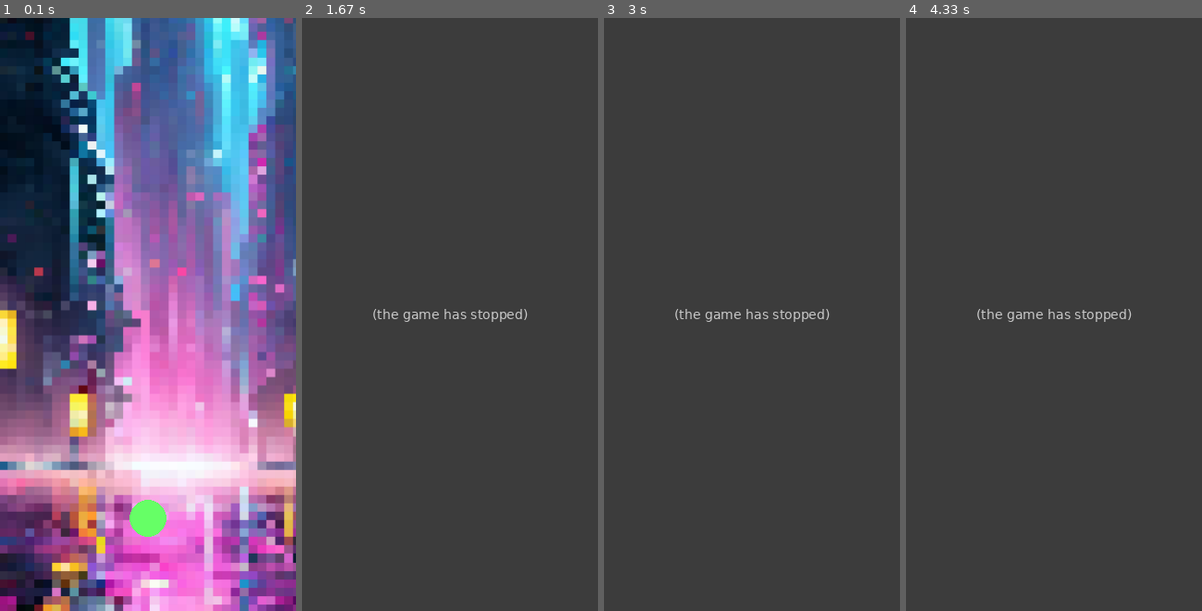
Above: before the commit, frames 1-4 (left to right).
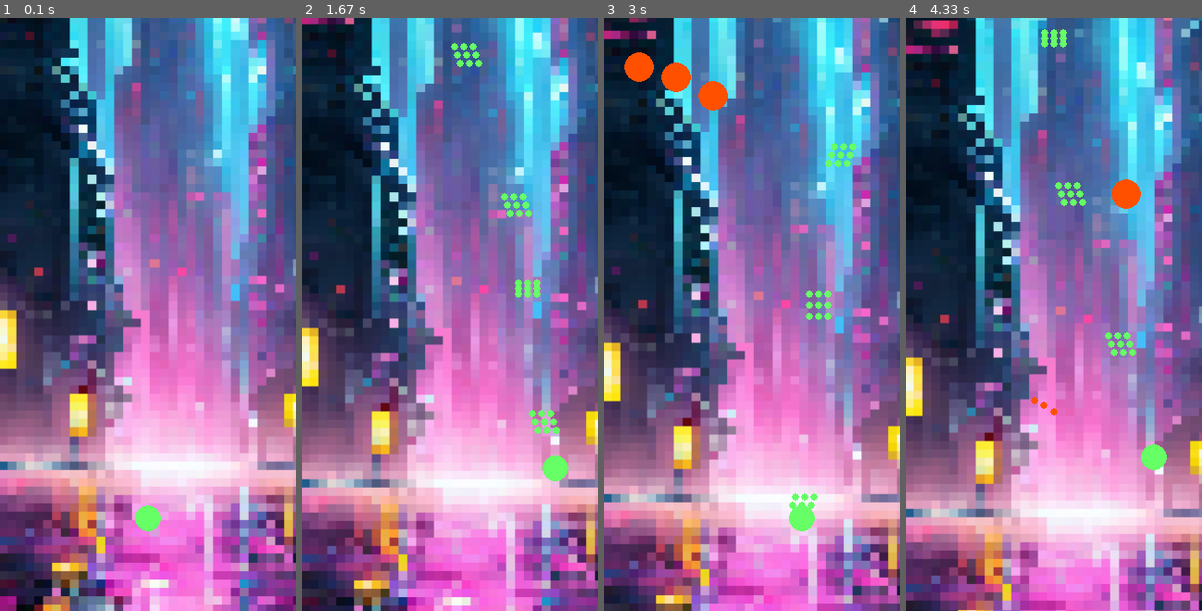
Above: after the commit, the same moments.

Repository: rlawogk12/pygame
Game: pygame game, started from app.py
The game is run twice, just before and just after one commit, with the same random seed, the same clock (stepped at 60 frames per second) and the same inputs.
Inputs:
- Up to frame 1 (0.1 s): no input
- Up to frame 2 (1.67 s): tap Space at 0.33, 0.73, 1.03, 1.23, 1.57 s; hold Right 0.67-1.13 s; hold Up 1.17-1.47 s; hold Right from 1.5 s (still down)
- Up to frame 3 (3 s): tap Space at 1.87, 2.07, 2.37, 2.63, 2.97 s; release Right at 1.97 s; hold Left 2-2.53 s; hold Down 2.57-2.87 s; hold Left from 2.9 s (still down)
- Up to frame 4 (4.33 s): tap Space at 3.27, 3.4, 3.8, 4.1 s; release Left at 3.3 s; hold Up 3.33-3.7 s; hold Right from 3.73 s (still down)

The runs differ from the first frame. In frame 1, 0.3% of the frame differs, in the area x 43-57%, y 81-88%; in frame 2, 99%; in frame 3, 99%; in frame 4, 99%, in the area x 0-100%, y 0-100%.
Error before the commit: TypeError: Bullet.update() missing 1 required positional argument: 'bulletList' (app.py line...; the game stopped at 0.33 s (later frames are placeholders)

Commit message:
:memo: 11월 12일 최신버전

Diff:
--- a/app.py
+++ b/app.py
@@ -1,5 +1,6 @@
 import pygame
 import os
+import random
 
 from modules.Bullet import Bullet
 from modules.Enemy import Enemy
@@ -24,7 +25,7 @@
 
 posx = SCREEN_WIDTH // 2
 posy = SCREEN_HEIGHT - 100
-rad = 20
+rad = 14
 playerColor = (102, 255, 102)
 hp = 5
 speed = 3
@@ -95,7 +96,7 @@
 
     for bullet in playerBulletList:
         pygame.draw.circle(screen, bullet.color, (bullet.x, bullet.y), bullet.rad)
-        bullet.update()
+        playerBulletList = bullet.update(playerBulletList)
 
     for bullet in playerBulletList:
         flag = False
@@ -125,15 +126,27 @@
     if frame_tick == 380:
         for enemy in enemyList:
             enemyBulletList.append(Bullet(enemy.x, enemy.y, (255, 80, 0), (posx-enemy.x)/80, (posy-enemy.y)/80))
+    if frame_tick == 500:
+        enemyList.append(Enemy(50, 0, (255,80,0), 0, 1.5, etype=1))
+    if frame_tick == 520:
+        enemyList.append(Enemy(SCREEN_WIDTH-50, 0, (255,80,0), 0, 1.5, etype=1))
+    if frame_tick == 540:
+        enemyList.append(Enemy(SCREEN_WIDTH//2, 0, (255,80,0), 0, 1.5, etype=1))
+    if frame_tick == 560:
+        enemyList.append(Enemy(random.randint(16, SCREEN_WIDTH-16), 0, (255,80,0), 0, 1.5, etype=2))
+    if frame_tick == 580:
+        enemyList.append(Enemy(random.randint(16, SCREEN_WIDTH-16), 0, (255,80,0), 0, 1.5, etype=2))
+    if frame_tick == 600:
+        enemyList.append(Enemy(random.randint(16, SCREEN_WIDTH-16), 0, (255,80,0), 0, 1.5, etype=2))
 
     # 잡몹 draw
     for enemy in enemyList:
         pygame.draw.circle(screen, enemy.color, (enemy.x, enemy.y), enemy.rad)
-        enemy.update_pattern1()
+        enemyBulletList = enemy.update(enemyBulletList)
 
     for bullet in enemyBulletList:
         pygame.draw.circle(screen, bullet.color, (bullet.x, bullet.y), bullet.rad)
-        bullet.update()
+        enemyBulletList = bullet.update(enemyBulletList)
 
     for bullet in enemyBulletList:
         flag = False
@@ -171,5 +184,3 @@
 
     pygame.draw.circle(screen, playerColor, (posx, posy), rad)
     pygame.display.update()
-
-print("게임 종료")
